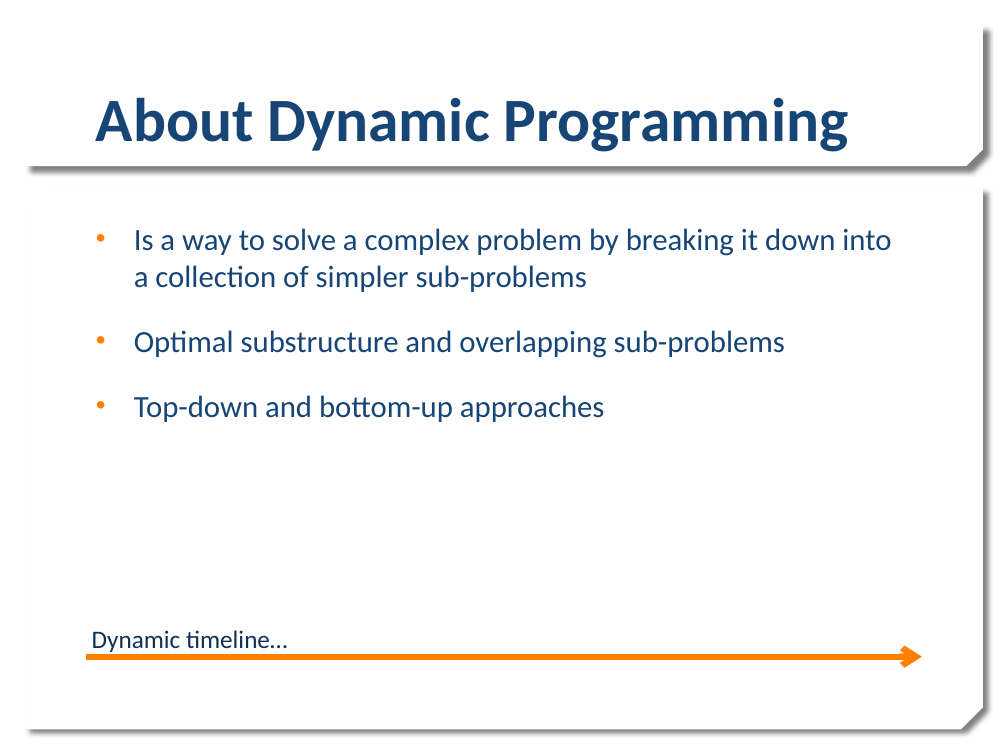
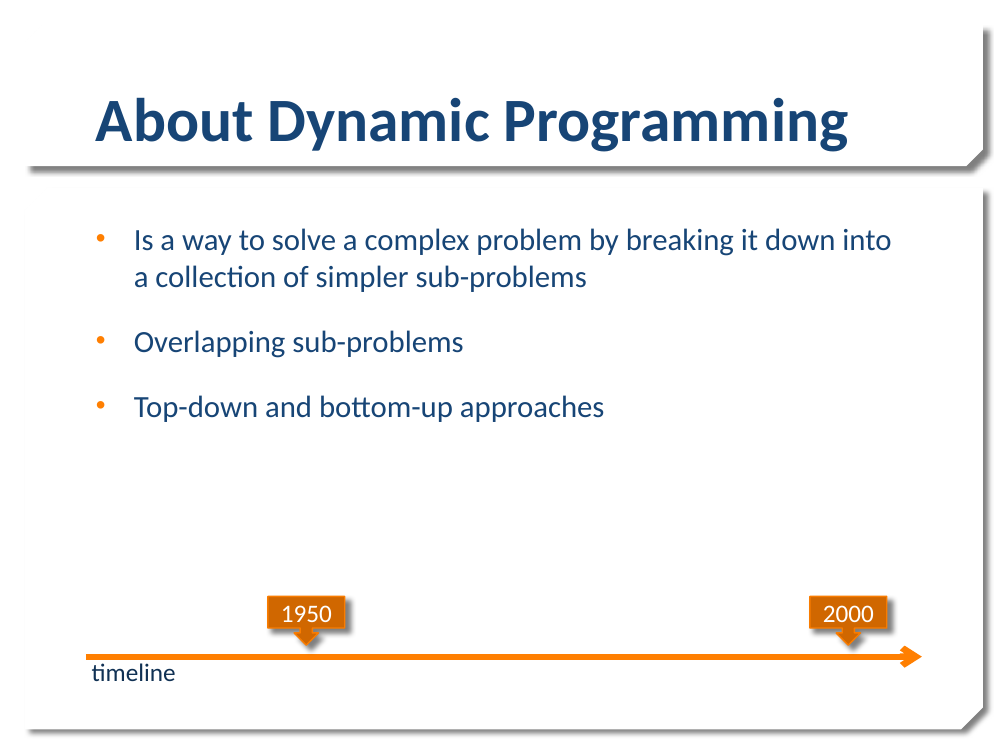
Before and after one commit to rirypheng/dynamic-programming, a slide deck: slide 7 of DP - Warehouse Problem.pptx. Drawn at 1008x756 pixels with LibreOffice and Linux fonts; fonts in the diff are those of the drawing; background and template pictures are left out. Boxes give left, top, right and bottom in pixels: in the first picture for what was removed or moved away, otherwise in the second. Text is boxed around its words. In the diff, an @@ line names an element or a change of style, - is before the commit and + after.

```diff
--- a/DP - Warehouse Problem.pptx
+++ b/DP - Warehouse Problem.pptx
@@ text at <box>134,330,463,358</box>: text changed @@
-• Optimal substructure and overlapping sub-problems
+• Overlapping sub-problems
@@ down arrow callout added at <box>268,597,345,645</box>, fill #D06801, outline #FA7C00 1 pt, 18 pt, text #FFFFFF @@
+1950
@@ down arrow callout added at <box>810,597,887,645</box>, fill #D06801, outline #FA7C00 1 pt, 18 pt, text #FFFFFF @@
+2000
@@ text at <box>92,663,176,681</box>: text changed @@
-Dynamic timeline…
+timeline
```
Also in this commit, not shown: 1 other slide changed, 1 slide removed.
